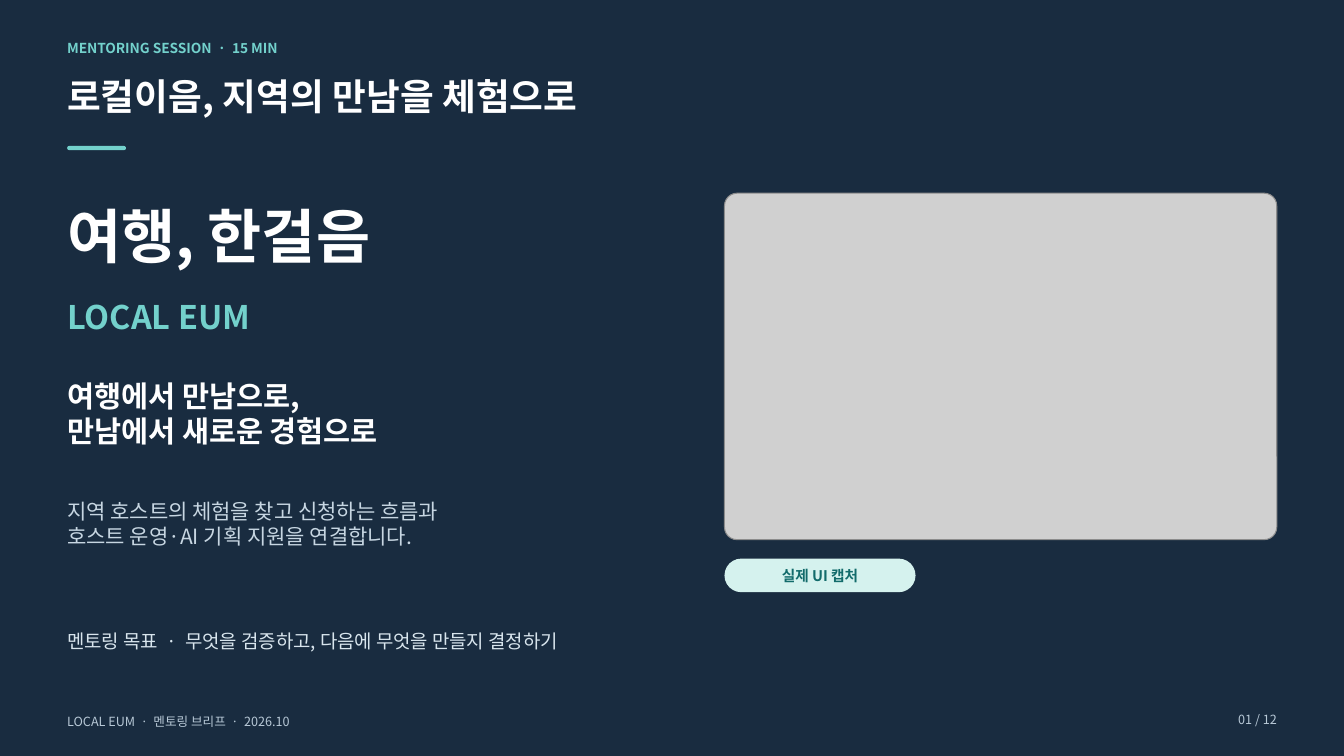
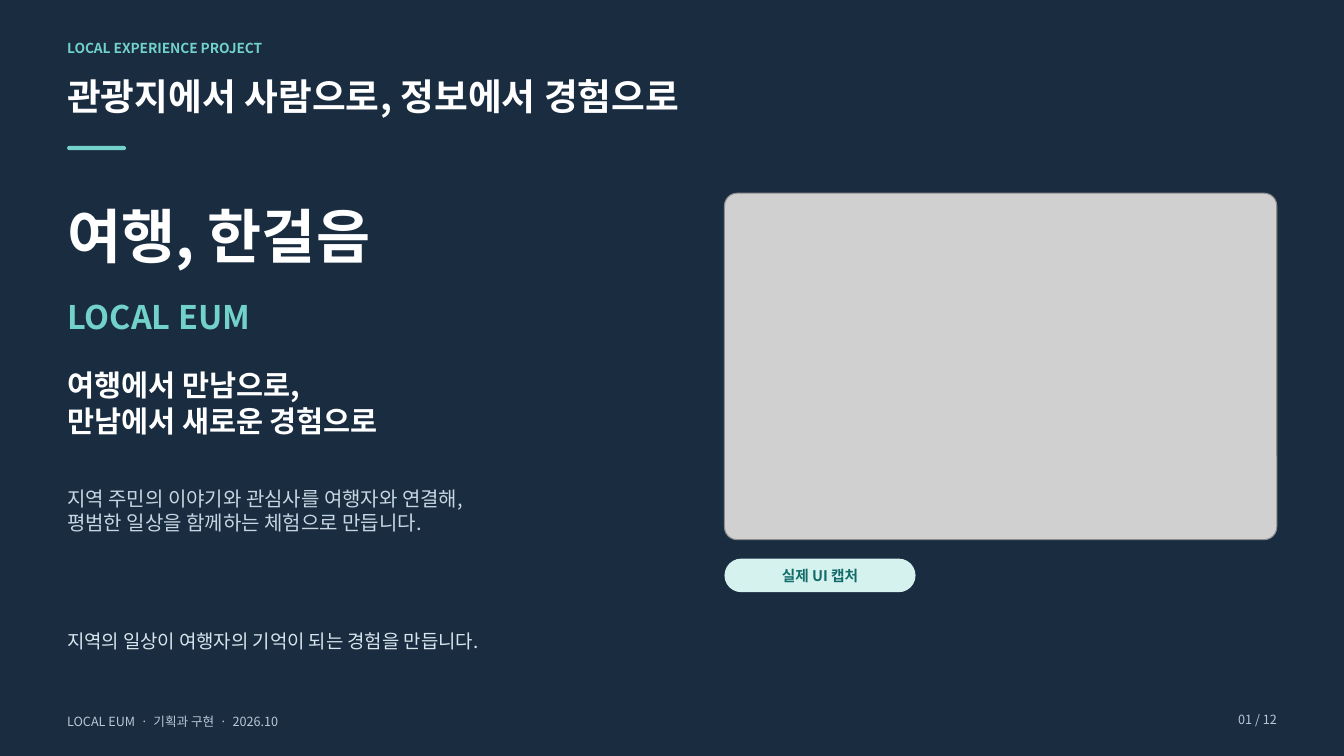
Before and after one commit to inyoung7-lab/AI-Travel-Planner, a slide deck: slide 1 of docs/local-eum/mentoring/LOCAL_EUM_MENTORING.pptx. Drawn at 1344x756 pixels with LibreOffice and Linux fonts; fonts in the diff are those of the drawing; grey boxes stand for pictures. Boxes give left, top, right and bottom in pixels: in the first picture for what was removed or moved away, otherwise in the second. Text is boxed around its words. In the diff, an @@ line names an element or a change of style, - is before the commit and + after.

Commit message:
docs(local-eum): center mentoring deck on product intent

```diff
--- a/docs/local-eum/mentoring/LOCAL_EUM_MENTORING.pptx
+++ b/docs/local-eum/mentoring/LOCAL_EUM_MENTORING.pptx
@@ text at bbox=[67, 42, 263, 53]: text changed @@
-MENTORING SESSION · 15 MIN
+LOCAL EXPERIENCE PROJECT
@@ text at bbox=[67, 79, 679, 118]: text changed @@
-로컬이음, 지역의 만남을 체험으로
+관광지에서 사람으로, 정보에서 경험으로
@@ text "여행에서 만남으로,": place and size @@
-text "여행에서 만남으로," at bbox=[67, 382, 378, 445]
+text "여행에서 만남으로," at bbox=[67, 371, 378, 435]
@@ text at bbox=[67, 489, 463, 532]: text changed; size 15 to 14.2 pt @@
-지역 호스트의 체험을 찾고 신청하는 흐름과
-호스트 운영·AI 기획 지원을 연결합니다.
+지역 주민의 이야기와 관심사를 여행자와 연결해,
+평범한 일상을 함께하는 체험으로 만듭니다.
@@ text at bbox=[67, 632, 479, 650]: text changed @@
-멘토링 목표 · 무엇을 검증하고, 다음에 무엇을 만들지 결정하기
+지역의 일상이 여행자의 기억이 되는 경험을 만듭니다.
@@ text at bbox=[67, 715, 278, 727]: text changed @@
-LOCAL EUM · 멘토링 브리프 · 2026.10
+LOCAL EUM · 기획과 구현 · 2026.10
```
Also in this commit, not shown: 10 other slides changed, 1 slide added, 1 slide removed, 7 other files.
